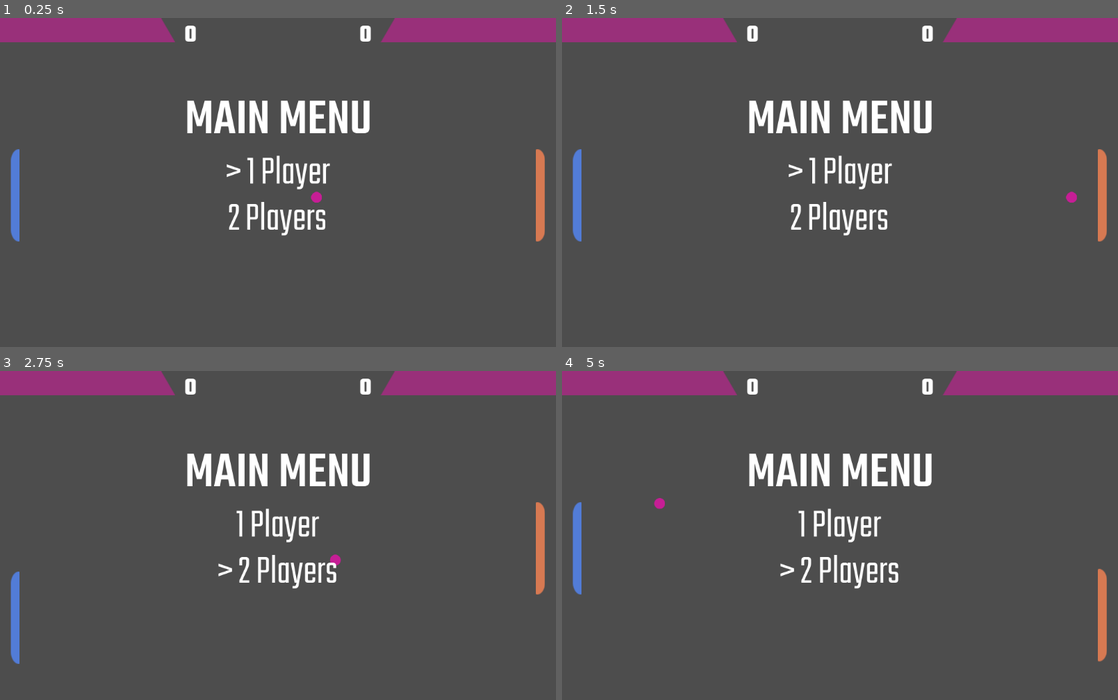
Above: before the commit, frames 1-4 (two rows, left to right).
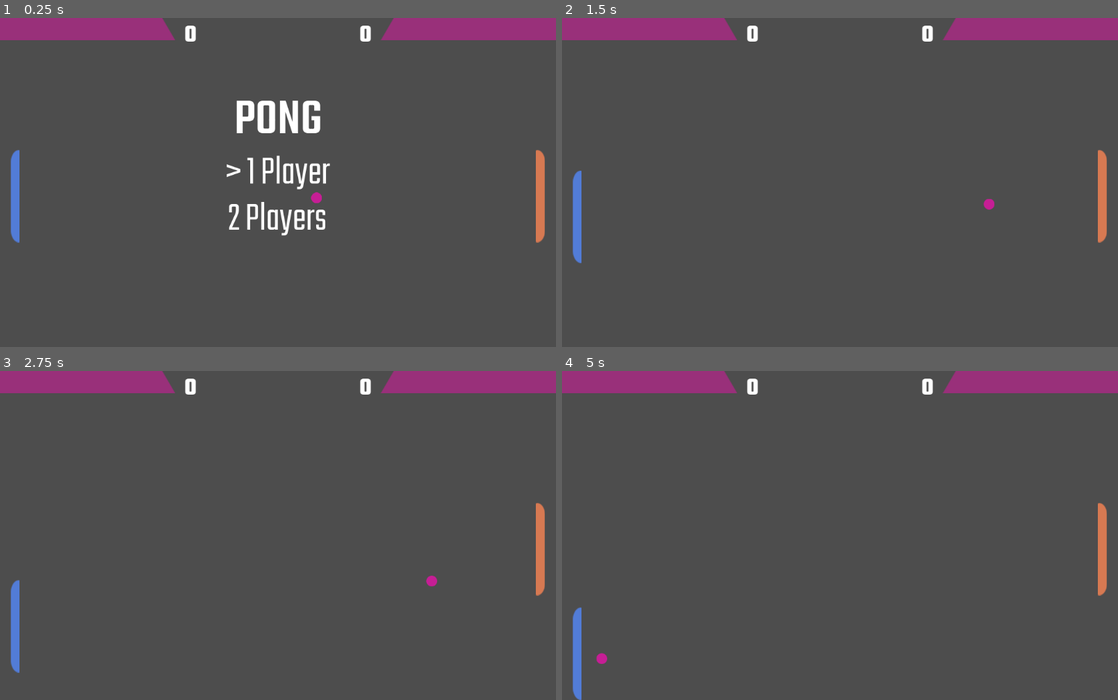
Above: after the commit, the same moments.

Repository: HatNJacket/InteractiveMedia
Game: Godot game, scene res://scenes/pong.tscn
The game is run twice, just before and just after one commit, with the same random seed, the same clock (stepped at 60 frames per second) and the same inputs. Sound files missing from this copy of the repository are replaced by a short silence.
Inputs:
- Up to frame 1 (0.25 s): no input
- Up to frame 2 (1.5 s): tap Enter (menu_select) at 0.5 s; hold Down (right_down) 0.53-1.28 s; hold S (left_down) from 1.28 s (still down)
- Up to frame 3 (2.75 s): release S (left_down) at 2.03 s; hold Down (right_down) from 2.03 s (still down)
- Up to frame 4 (5 s): release Down (right_down) at 2.78 s; hold W (left_up) 2.78-3.53 s; hold S (left_down) from 3.53 s (still down); tap Enter (menu_select) at 4.15 s

The runs differ from the first frame. In frame 1, 2.4% of the frame differs, in the area x 0-100%, y 0-69%; in frame 2, 3.8%; in frame 3, 3.7%; in frame 4, 5.1%, in the area x 0-100%, y 0-100%.

Commit message:
Completed Pong, added sound effects, ready for submission.

Diff:
--- a/assignment-2-pong/project.godot
+++ b/assignment-2-pong/project.godot
@@ -53,5 +53,6 @@
 menu_select={
 "deadzone": 0.2,
 "events": [Object(InputEventKey,"resource_local_to_scene":false,"resource_name":"","device":-1,"window_id":0,"alt_press …(195 unchanged characters)…
+, Object(InputEventKey,"resource_local_to_scene":false,"resource_name":"","device":-1,"window_id":0,"alt_pressed":false,"shift_pressed":false,"ctrl_pressed":false,"meta_pressed":false,"pressed":false,"keycode":0,"physical_keycode":32,"key_label":0,"unicode":32,"location":0,"echo":false,"script":null)
 ]
 }
--- a/assignment-2-pong/scenes/pong.tscn
+++ b/assignment-2-pong/scenes/pong.tscn
@@ -6,13 +6,29 @@
 [ext_resource type="PackedScene" uid="uid://d0lx0lwm0wnto" path="res://scenes/ball.tscn" id="3_7aeas"]
 [ext_resource type="Texture2D" uid="uid://c4i76wtpok8p4" path="res://assets/ScoreBar.png" id="4_1gkem"]
 [ext_resource type="Script" uid="uid://dqj0dpwuq412t" path="res://scripts/ball.gd" id="4_60vo6"]
+[ext_resource type="AudioStream" uid="uid://dmpxnit5aypf5" path="res://assets/sounds/Ball_Tap.wav" id="6_e43i4"]
 [ext_resource type="FontFile" uid="uid://cjpoqb4rpw12" path="res://assets/fonts/Teko/static/Teko-Medium.ttf" id="7_1gkem"]
 [ext_resource type="FontFile" uid="uid://cd71qev2rkbfo" path="res://assets/fonts/Teko/static/Teko-Light.ttf" id="7_7q0or"]
+[ext_resource type="Script" uid="uid://d4l463tvuwuf4" path="res://scripts/Goal.gd" id="7_osehs"]
 [ext_resource type="AudioStream" uid="uid://dyg23ut66scng" path="res://assets/sounds/menu-button.mp3" id="8_7q0or"]
 [ext_resource type="FontFile" uid="uid://cx61etwchx4uu" path="res://assets/fonts/Teko/static/Teko-Bold.ttf" id="9_me32k"]
+[ext_resource type="FontFile" uid="uid://yukdar515ybu" path="res://assets/fonts/Teko/static/Teko-SemiBold.ttf" id="10_scnf6"]
+[ext_resource type="AudioStream" uid="uid://df4rkps677xtm" path="res://assets/sounds/BackgroundV2.wav" id="14_gjimr"]
+[ext_resource type="AudioStream" uid="uid://nek2ktqiafdc" path="res://assets/sounds/Score.wav" id="15_aaj08"]
+[ext_resource type="AudioStream" uid="uid://cfkoie2phcndx" path="res://assets/sounds/Win.wav" id="16_6gwl8"]
+
+[sub_resource type="ParticleProcessMaterial" id="ParticleProcessMaterial_scnf6"]
+particle_flag_disable_z = true
+spread = 180.0
+initial_velocity_min = 100.0
+initial_velocity_max = 125.0
+gravity = Vector3(0, 98, 0)
 
 [sub_resource type="RectangleShape2D" id="RectangleShape2D_60vo6"]
 size = Vector2(1080, 20)
+
+[sub_resource type="RectangleShape2D" id="RectangleShape2D_jjrnv"]
+size = Vector2(20, 630)
 
 [node name="Pong" type="Node2D"]
 script = ExtResource("1_jjrnv")
@@ -26,21 +42,21 @@
 scale = Vector2(1, 1.5)
 
 [node name="Ball" parent="." instance=ExtResource("3_7aeas")]
-position = Vector2(540.00006, 349.00003)
+position = Vector2(540, 350)
 scale = Vector2(0.7, 0.7)
 script = ExtResource("4_60vo6")
 
-[node name="Scoreboard" type="StaticBody2D" parent="."]
-position = Vector2(540, 24)
+[node name="BallTap" type="AudioStreamPlayer" parent="Ball"]
+stream = ExtResource("6_e43i4")
 
-[node name="Left" type="Sprite2D" parent="Scoreboard"]
-position = Vector2(370, 0)
-scale = Vector2(-1, 1)
-texture = ExtResource("4_1gkem")
-
-[node name="Right" type="Sprite2D" parent="Scoreboard"]
-position = Vector2(-370, 0)
-texture = ExtResource("4_1gkem")
+[node name="BallImpactParticles" type="GPUParticles2D" parent="."]
+emitting = false
+amount = 150
+lifetime = 0.3
+one_shot = true
+explosiveness = 1.0
+collision_base_size = 0.0
+process_material = SubResource("ParticleProcessMaterial_scnf6")
 
 [node name="Walls" type="StaticBody2D" parent="."]
 position = Vector2(540, 0)
@@ -52,6 +68,23 @@
 [node name="CollisionShape2D2" type="CollisionShape2D" parent="Walls"]
 position = Vector2(0, 650)
 shape = SubResource("RectangleShape2D_60vo6")
+
+[node name="LeftGoal" type="Area2D" parent="Walls"]
+position = Vector2(0, 350)
+script = ExtResource("7_osehs")
+
+[node name="CollisionShape2D" type="CollisionShape2D" parent="Walls/LeftGoal"]
+position = Vector2(-540, -5)
+shape = SubResource("RectangleShape2D_jjrnv")
+
+[node name="RightGoal" type="Area2D" parent="Walls"]
+position = Vector2(0, 350)
+script = ExtResource("7_osehs")
+is_left_goal = false
+
+[node name="CollisionShape2D" type="CollisionShape2D" parent="Walls/RightGoal"]
+position = Vector2(540, -5)
+shape = SubResource("RectangleShape2D_jjrnv")
 
 [node name="UI" type="CanvasLayer" parent="."]
 offset = Vector2(540, 200)
@@ -72,7 +105,7 @@
 offset_bottom = 72.0
 theme_override_fonts/font = ExtResource("7_1gkem")
 theme_override_font_sizes/font_size = 100
-text = "MAIN MENU"
+text = "PONG"
 horizontal_alignment = 1
 
 [node name="1Player" type="Label" parent="UI/MainMenu"]
@@ -100,29 +133,60 @@
 [node name="MainMenuSelectionTick" type="AudioStreamPlayer" parent="UI/MainMenu"]
 stream = ExtResource("8_7q0or")
 
-[node name="Control" type="Control" parent="UI"]
+[node name="Scoreboard" type="Control" parent="UI"]
 layout_mode = 3
 anchors_preset = 0
-offset_top = -200.0
-offset_right = 40.0
-offset_bottom = -160.0
+offset_top = -180.0
+offset_bottom = -180.0
 
-[node name="LeftScore" type="Label" parent="UI/Control"]
+[node name="Left" type="Sprite2D" parent="UI/Scoreboard"]
+position = Vector2(370, 0)
+rotation = -3.1415927
+scale = Vector2(1, -1)
+texture = ExtResource("4_1gkem")
+
+[node name="Right" type="Sprite2D" parent="UI/Scoreboard"]
+position = Vector2(-370, 0)
+texture = ExtResource("4_1gkem")
+
+[node name="LeftScore" type="Label" parent="UI/Scoreboard"]
 layout_mode = 0
 offset_left = -190.0
+offset_top = -20.0
 offset_right = -150.0
-offset_bottom = 69.0
+offset_bottom = 49.0
 theme_override_fonts/font = ExtResource("9_me32k")
 theme_override_font_sizes/font_size = 48
 text = "0"
 horizontal_alignment = 1
 
-[node name="RightScore" type="Label" parent="UI/Control"]
+[node name="RightScore" type="Label" parent="UI/Scoreboard"]
 layout_mode = 0
 offset_left = 150.0
+offset_top = -20.0
 offset_right = 190.0
-offset_bottom = 69.0
+offset_bottom = 49.0
 theme_override_fonts/font = ExtResource("9_me32k")
 theme_override_font_sizes/font_size = 48
 text = "0"
 horizontal_alignment = 1
+
+[node name="PlayerWins" type="Label" parent="UI"]
+visible = false
+offset_left = -270.0
+offset_right = 270.0
+offset_bottom = 144.0
+theme_override_fonts/font = ExtResource("10_scnf6")
+theme_override_font_sizes/font_size = 100
+text = "Player X Wins!"
+horizontal_alignment = 1
+
+[node name="Background" type="AudioStreamPlayer" parent="."]
+stream = ExtResource("14_gjimr")
+
+[node name="Score" type="AudioStreamPlayer" parent="."]
+stream = ExtResource("15_aaj08")
+volume_db = -5.0
+
+[node name="Win" type="AudioStreamPlayer" parent="."]
+stream = ExtResource("16_6gwl8")
--- a/assignment-2-pong/scripts/Gameflow.gd
+++ b/assignment-2-pong/scripts/Gameflow.gd
@@ -2,7 +2,20 @@
 
 var left_score = 0
 var right_score = 0
-const winning_score = 5
+const winning_score = 1
+
+@onready var left_goal = $Walls/LeftGoal
+@onready var right_goal = $Walls/RightGoal
+
+@onready var ball = $Ball
+@onready var left_bat = $LeftBat
+@onready var right_bat = $RightBat
+
+@onready var player_wins: Label = $UI/PlayerWins
+
+@onready var background_music: AudioStreamPlayer = $Background
+@onready var score_sound: AudioStreamPlayer = $Score
+@onready var win_sound: AudioStreamPlayer = $Win
 
 var menu_selection := 1
 signal game_mode_changed(is_two_player: bool)
@@ -23,27 +36,87 @@
 	match state:
 		GameState.MENU:
 			# Set both bats to AI
+			left_bat.ai_controlled = true
+			right_bat.ai_controlled = true
+			reset_scoreboard()
 			# Serve ball
+			ball.serve()
 			# Show Menu
+			var menu_selection = 1
+			player_wins.visible = false
+			$UI/MainMenu.visible = true
 			# MODE SELECTED
-			if menu_selection == 1:
-				emit_signal("game_mode_changed", (menu_selection == 2))
+			emit_signal("game_mode_changed", (menu_selection == 2))
+			update_menu()
 			pass
 
 		GameState.PLAYING:
 			# Hide Menu
+			$UI/MainMenu.visible = false
+			# Give player control of bat(s)
+			left_bat.ai_controlled = false
+			right_bat.ai_controlled = (menu_selection == 1)
 			# Serve Ball
+			reset_scoreboard()
+			serve_ball()
 			pass
 
 		GameState.GAME_OVER:
-			# Show Winner Screen
-			# Stop ball
-			pass
+			print("GAME OVER")
+			win_sound.play()
+			$UI/MainMenu.visible = false
+			$UI/PlayerWins.visible = true
+			var winner = 1 if left_score >= winning_score else 2
+			player_wins.text = "Player %d Wins!" % winner
+			player_wins.visible = true
+			await get_tree().create_timer(5).timeout
+			set_state(GameState.MENU)
+
+func serve_ball() -> void:
+	$LeftBat.reset_to_center()
+	$RightBat.reset_to_center()
+	ball.serve()
+	pass
+
+func reset_scoreboard() -> void:
+	var left_label := $UI/Scoreboard/LeftScore as Label
+	var right_label := $UI/Scoreboard/RightScore as Label
+	left_score = 0
+	right_score = 0
+
+	left_label.text = "0"
+	right_label.text = "0"
+
+func _on_goal_scored(went_in_left_goal: bool) -> void:
+	var left_label := $UI/Scoreboard/LeftScore as Label
+	var right_label := $UI/Scoreboard/RightScore as Label
+
+	score_sound.play()
+
+	if went_in_left_goal:
+		right_score += 1
+		right_label.text = str(right_score)
+	else:
+		left_score += 1
+		left_label.text = str(left_score)
+
+	if (left_score >= winning_score or right_score >= winning_score) and state == GameState.PLAYING:
+		set_state(GameState.GAME_OVER)
+	else:
+		if state == GameState.PLAYING:
+			await get_tree().create_timer(3).timeout
+		serve_ball()
+
+func _on_music_finished() -> void:
+	background_music .play()
 
 func _ready() -> void:
+	background_music.finished.connect(_on_music_finished)
+	background_music.play()
+	left_goal.goal_scored.connect(_on_goal_scored)
+	right_goal.goal_scored.connect(_on_goal_scored)
 	menu_selection = 1
 	set_state(GameState.MENU)
-	pass # Replace with function body.
 
 func _enter_tree() -> void:
 	$LeftBat.ball = $Ball
@@ -60,7 +133,9 @@
 func start_game() -> void:
 	var two_players := (menu_selection == 2)
 	emit_signal("game_mode_changed", two_players)
+	set_state(GameState.PLAYING)
 # Called every frame. 'delta' is the elapsed time since the previous frame.
+
 func _process(delta: float) -> void:
 	if state == GameState.MENU:
 		if Input.is_action_just_pressed("menu_button"):
@@ -70,4 +145,3 @@
 
 		if Input.is_action_just_pressed("menu_select"):
 			start_game()
-	pass
--- /dev/null
+++ b/assignment-2-pong/scripts/Goal.gd
@@ -0,0 +1,13 @@
+extends Area2D
+
+signal goal_scored(went_in_left_goal: bool)
+@export var is_left_goal := true
+
+func _ready() -> void:
+	body_entered.connect(_on_body_entered)
+
+func _on_body_entered(body: Node) -> void:
+	print("BODY ENTERED: ", body.name)
+	if body is CharacterBody2D:
+		goal_scored.emit(is_left_goal)
+		print("Goal Scored: ", is_left_goal)
--- a/assignment-2-pong/scripts/ball.gd
+++ b/assignment-2-pong/scripts/ball.gd
@@ -1,8 +1,14 @@
 extends CharacterBody2D
 
-var SPEED := 300.0
+@onready var sprite: Sprite2D = $Sprite2D
+@onready var hit_particles: GPUParticles2D = get_node("/root/Pong/BallImpactParticles")
+@onready var hit_sound: AudioStreamPlayer = $BallTap
+
+var INIT_SPEED := 300.0
+var SPEED = INIT_SPEED
 var dir: Vector2 = Vector2.RIGHT
 var is_two_player: bool = false
+var serve_position: Vector2 = Vector2(540, 350)
 
 func _ready() -> void:
 	randomize() # seed RNG once
@@ -12,14 +18,20 @@
 	is_two_player = is_two_player_mode
 
 func serve() -> void:
-	if is_two_player:
-		dir = Vector2.RIGHT if randf() > 0.5 else Vector2.LEFT
-	else:
-		dir = Vector2.RIGHT
+	global_position = serve_position
+	SPEED = INIT_SPEED
+	dir = Vector2.RIGHT
 
 	# small vertical variance
-	dir.y = randf_range(-0.5, 0.5)
+	dir.y = randf_range(-0.05, 0.05)
 	dir = dir.normalized()
+
+func flash_hit() -> void:
+	sprite.modulate = Color.WHITE
+
+	var flash_tween := create_tween()
+	sprite.modulate = Color("FF3322")
+	flash_tween.tween_property(sprite, "modulate", Color.WHITE, 0.4)
 
 func calculate_offset(collision: KinematicCollision2D) -> float:
 	var paddle = collision.get_collider()
@@ -29,22 +41,39 @@
 	var offset = hit_y - paddle_y
 
 	var paddle_height = paddle.get_node("CollisionShape2D").shape.size.y
-	var normalized_offset = offset / (paddle_height / 1.5)
+	var normalized_offset = offset / (paddle_height)
 	return clamp(normalized_offset, -1.0, 1.0)
+
+func emit_particles(world_pos: Vector2, normal: Vector2) -> void:
+	hit_particles.global_position = world_pos
+	hit_particles.restart()
+	hit_particles.emitting = true
+
+func play_hit_sound() -> void:
+	hit_sound.play()
 
 func _physics_process(delta: float) -> void:
 	velocity = dir * SPEED
 	move_and_slide()
 
 	for i in range(get_slide_collision_count()):
+		flash_hit()
+		play_hit_sound()
 		var collision = get_slide_collision(i)
 		var normal = collision.get_normal()
+		emit_particles(collision.get_position(), normal)
 
 		dir = dir.bounce(normal).normalized()
+		var collider := collision.get_collider()
 
-		if abs(normal.x) > 0.9:
+		if collider.has_method("flash_hit"): # Is it a paddle?
+			collider.flash_hit()
+
+
+			var y := calculate_offset(collision) # To prevent the ball moving nearly vertically on a corner-paddle hit
+			y = clamp(y, -0.60, 0.60)
+			dir.y = y
 			SPEED = min(SPEED*1.15, 1000.0)
-			dir.y = calculate_offset(collision)
 			dir = dir.normalized()
 			break
 
--- a/assignment-2-pong/scripts/bat.gd
+++ b/assignment-2-pong/scripts/bat.gd
@@ -1,6 +1,8 @@
 extends CharacterBody2D
 
-@export var SPEED: float = 300.0
+@onready var sprite: Sprite2D = $Sprite2D
+
+@export var SPEED: float = 200.0
 @export var ai_controlled: bool = true
 
 var player_id: int = -1
@@ -10,6 +12,7 @@
 
 var has_target := false
 var target_y := 0.0
+var offset := 120.0
 
 const CEILING := 50.0
 const FLOOR := 640.0
@@ -25,6 +28,9 @@
 		player_id = 2
 
 	locked_x = global_position.x
+func reset_to_center() -> void:
+	has_target = false
+	target_y = 350.0
 
 func _on_game_mode_changed(two_player_mode: bool) -> void:
 	is_two_player = two_player_mode
@@ -45,17 +51,22 @@
 		m = period - m
 	return top + m
 
+func flash_hit() -> void:
+	sprite.modulate = Color.WHITE
+	var flash_tween := create_tween()
+	var sprite_colour = (Color("#4AE1FF") if player_id==1 else Color("#FFD044"))
+	sprite.modulate = sprite_colour
+	flash_tween.tween_property(sprite, "modulate", Color.WHITE, 0.4)
+
 func _physics_process(delta: float) -> void:
 
 	var y_velocity := 0.0
 	var use_ai := is_preview or ((not is_two_player) and ai_controlled)
-	print(use_ai, ball)
 
 	if use_ai:
 		if ball == null:
 			y_velocity = 0.0
 		else:
-			print("use_ai:", use_ai, " has_target:", has_target, " y_vel:", y_velocity)
 			var bx := ball.global_position.x
 			var by := ball.global_position.y
 			var vx := ball.velocity.x
@@ -73,7 +84,7 @@
 				if t > 0.0:
 					var y_pred := by + vy * t
 					y_pred = reflect_between(y_pred, CEILING, FLOOR)
-					y_pred += randf_range(-120.0, 120.0)
+					y_pred += randf_range(-offset, offset)
 					target_y = y_pred
 					has_target = true
 
Not shown, added: assignment-2-pong/assets/sounds/Background.mp3.import
Not shown, added: assignment-2-pong/assets/sounds/BackgroundV2.wav.import
Not shown, added: assignment-2-pong/assets/sounds/Ball_Tap.wav.import
Not shown, added: assignment-2-pong/assets/sounds/Score.wav.import
Not shown, added: assignment-2-pong/assets/sounds/Win.wav.import
Not shown: 1 places in assignment-2-pong/scenes/pong.tscn that only renumber resources
Not shown, added: assignment-2-pong/scripts/Goal.gd.uid
Not shown, added: assignment-2-pong/assets/sounds/Background.mp3
Not shown, added: assignment-2-pong/assets/sounds/BackgroundV2.wav
Not shown, added: assignment-2-pong/assets/sounds/Ball_Tap.wav
Not shown, added: assignment-2-pong/assets/sounds/Score.wav
Not shown, added: assignment-2-pong/assets/sounds/Win.wav
